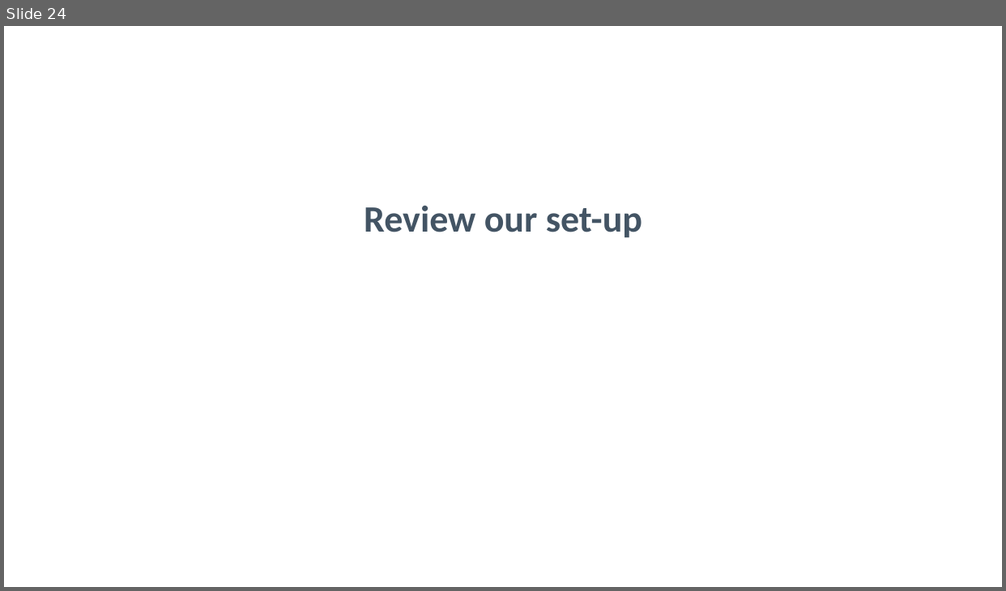
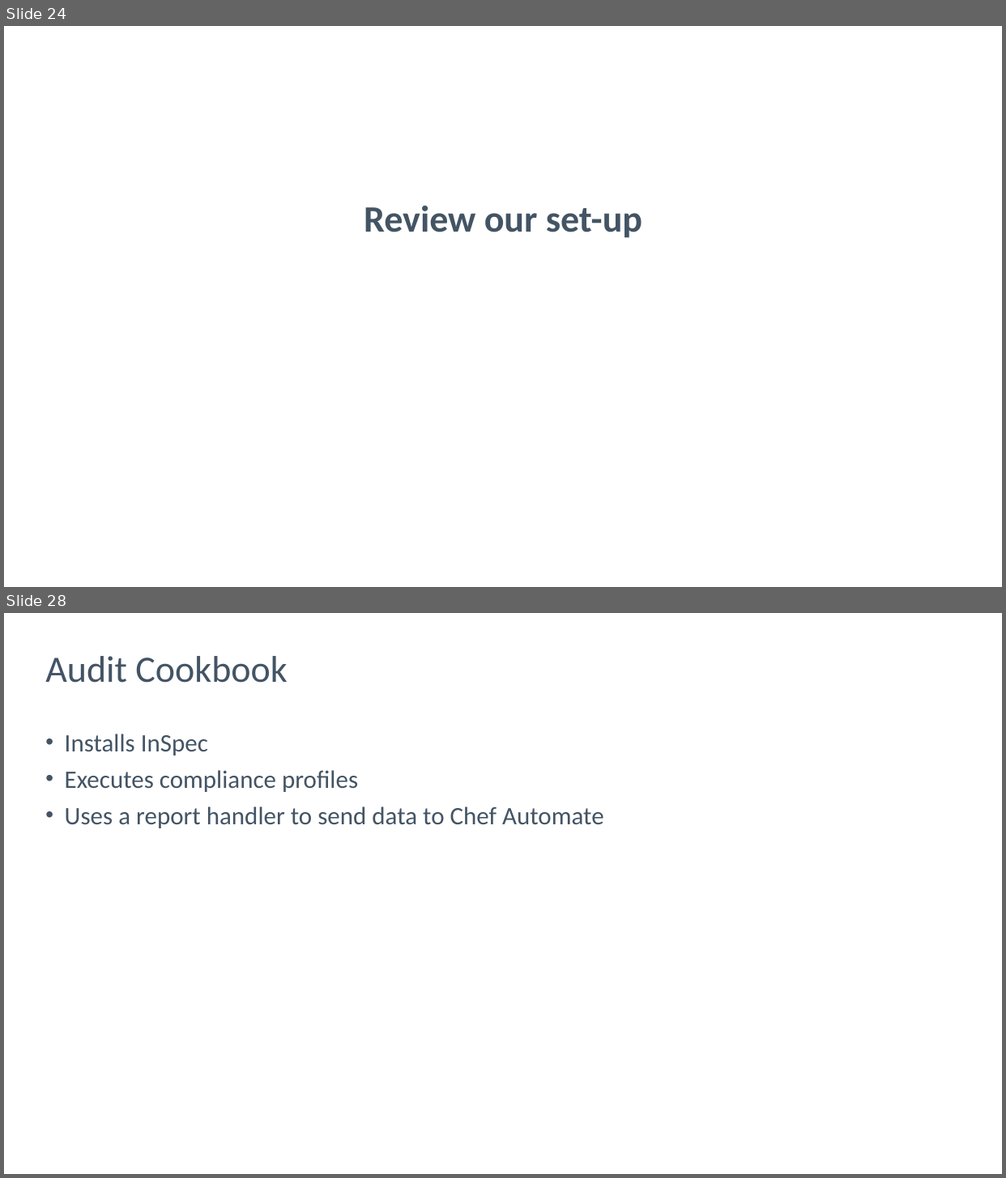
Before and after one commit to nathenharvey/introduction-to-inspec, a slide deck: powerpoint/Continuous-Compliance.pptx. Shown one above the other, each under a label of ours: slide 24 before the commit, slides 24 and 28 after it; the slides between them are not shown. The pictures are 1006x591 and 1006x1178 pixels, drawn with LibreOffice and Linux fonts; fonts in the diff are those of the drawing; background and template pictures are left out. Boxes give left, top, right and bottom in pixels: in the first picture for what was removed or moved away, otherwise in the second. Text is boxed around its words. In the diff, an @@ line names an element or a change of style, - is before the commit and + after.

Commit message:
Round out the compliance deck

```diff
--- a/powerpoint/Continuous-Compliance.pptx
+++ b/powerpoint/Continuous-Compliance.pptx
@@ slide 28 added at (4,613,1002,1174), background picture (left out) @@
@@ title added at (45,656,287,683), 43 pt, text #435464 @@
+Audit Cookbook
@@ text added at (65,734,604,828), 29 pt, text #435464 @@
+• Installs InSpec
+• Executes compliance profiles
+• Uses a report handler to send data to Chef Automate
```
Also in this commit, not shown: 11 other slides added.
